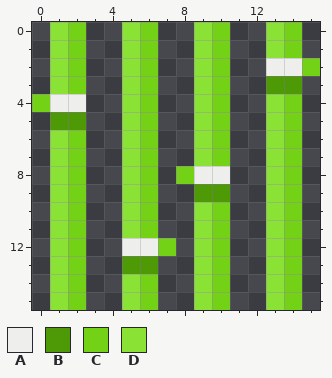
A pixel-art sprite gets an edit: data/papyrus.png. Above, as it was before the edit.
The file is 16x16 pixels.
Palette (. is transparent): A #eeeeec  B #4e9a06  C #73d216  D #8ae234
Pixels before, first column x 0:
 0 .DC..DC..DC..DC.
 1 .DC..DC..DC..DC.
 2 .DC..DC..DC..AAC
 3 .DC..DC..DC..BB.
 4 CAA..DC..DC..DC.
 5 .BB..DC..DC..DC.
 6 .DC..DC..DC..DC.
 7 .DC..DC..DC..DC.
 8 .DC..DC.CAA..DC.
 9 .DC..DC..BB..DC.
10 .DC..DC..DC..DC.
11 .DC..DC..DC..DC.
12 .DC..AAC.DC..DC.
13 .DC..BB..DC..DC.
14 .DC..DC..DC..DC.
15 .DC..DC..DC..DC.
New version:
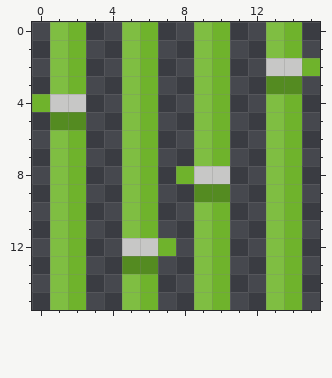
Commit: * papyrus texture now darker and edgier
The edit:
{"colour":"A","old":"#eeeeec","new":"#c7c7c6"}
{"colour":"B","old":"#4e9a06","new":"#548b21"}
{"colour":"C","old":"#73d216","new":"#6fb32c"}
{"colour":"D","old":"#8ae234","new":"#7fbe42"}
